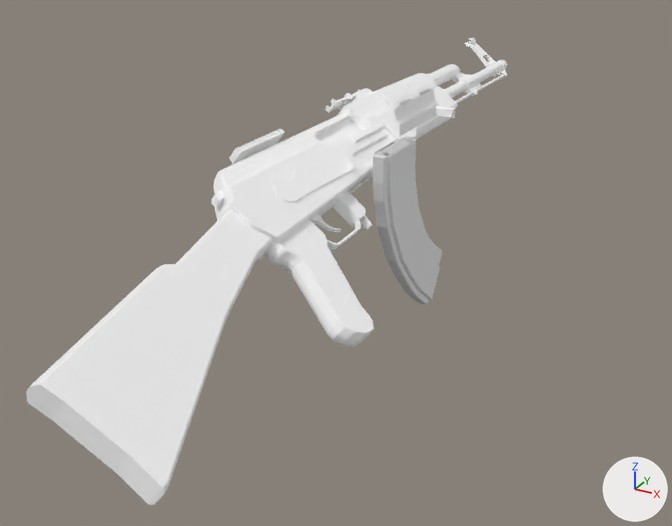
Renders of the glTF model models/rifle_reload.glb from each side of a commit.
Both versions are drawn from a 50 mm lens placed at (3.82, -8.4, 3.4), pointed at (-0.54, -0.47, -0.57). The lights are fixed; the arrows at lower right show +X, +Y and +Z. The picture after the commit comes second. Both versions are drawn at frame 12 of the action 'Cube.002Action'; the numbers are the values there.
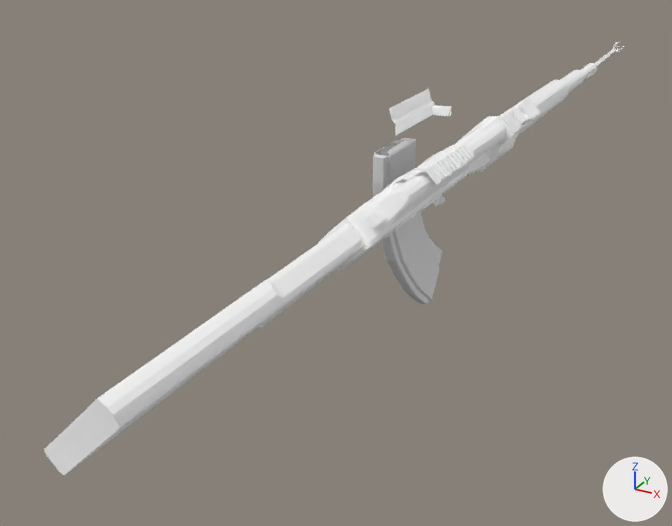
What differs and where, as boxes [x1, y1, x2, y2] in the pictures (672 x 526 px):
```json
{"object": "Cube.002", "change": "turned", "before": [35, 73, 456, 486], "after": [74, 79, 568, 468]}
{"object": "Cube", "change": "turned", "before": [26, 37, 507, 505], "after": [44, 41, 624, 475]}
{"object": "Cube.001", "change": "turned", "before": [394, 89, 455, 137], "after": [389, 89, 451, 135]}
{"object": "Cylinder", "change": "deleted", "before": [376, 140, 405, 156]}
```

The change, as JSON lines over the scene's bpy script:
```json
{"op": "set", "path": "ob_cube.rotation_euler", "old": "(0.0, -0.912, 0.0)", "new": "(0.0, 0.792, 0.0)", "note": "degrees (0, -52, 0) -> degrees (0, 45, 0)"}
{"op": "set", "path": "ob_cube_001.rotation_euler", "old": "(0.0, 0.0, 0.0)", "new": "(0.0, -0.0439, 0.0)", "note": "degrees (0, 0, 0) -> degrees (0, -2.5, 0)"}
{"op": "set", "path": "ob_cube_002.rotation_euler", "old": "(0.0, -0.912, 0.0)", "new": "(0.0, 0.792, 0.0)", "note": "degrees (0, -52, 0) -> degrees (0, 45, 0)"}
{"op": "remove", "block": "ob_cylinder", "code": ["ob_cylinder = bpy.data.objects.new('Cylinder', me_cylinder)", "ob_cylinder.location = (0.0, 0.0, 0.0)"]}
```
